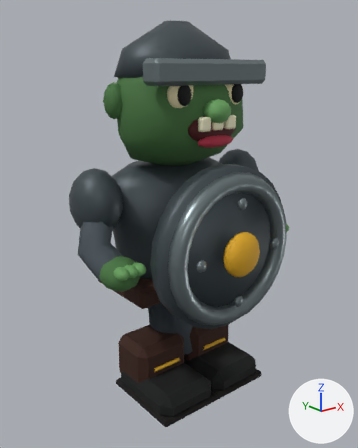
One commit to the glTF model wechat-game/assets/models/zombies/shield/shield.glb: the scene before it, then after it.
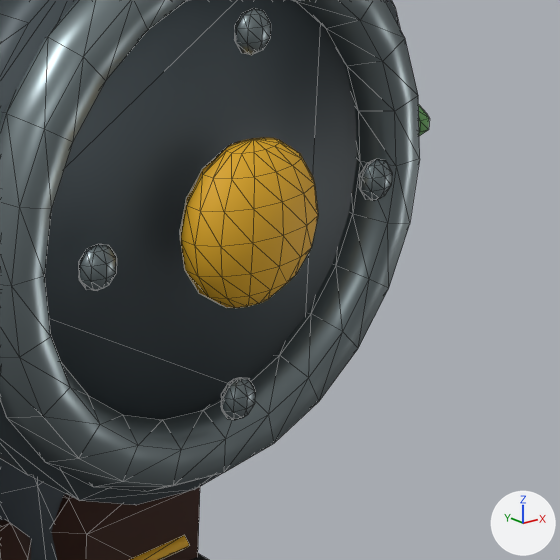
Each version appears first whole from a 50 mm lens placed at (-1.004, -1.297, 1.084), pointed at (-0.042, -0.094, 0.603), and next in a close-up on the part from 49% to 90% of the width and 44% to 77% of the height. Lighting does not change. The marker at lower right points along +X, +Y and +Z. The first two pictures are the older version. The close-ups show mesh edges as thin lines. Vertices at exactly the same position are counted once.

The first close-up shows 'Arms', 'LegL', 'LegR'.
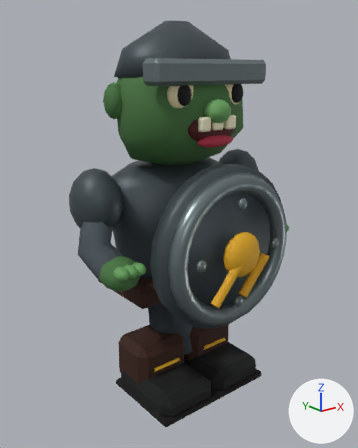
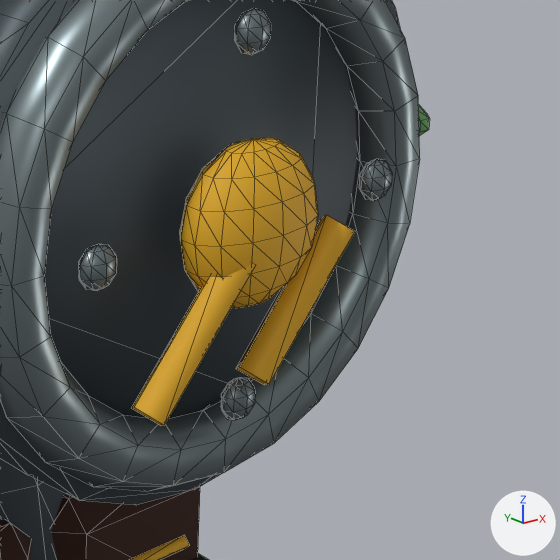
Pixel boxes [x1, y1, x2, y2] of what changed, in the close-ups (560 x 560 px):
part 1 of me_sphere_009, added (orange)
    after: [132, 215, 355, 426]

Edits to the bpy script that builds the scene:
```text
Change me_sphere_009:
    used by ob_arms; location = (0.0, -0.02, 0.65)
    remove me_sphere_009.from_pydata(...)  # 988 vertices, 1888 faces; spans x -0.391..0.391, y -0.373..0.093, z -0.33..0.17
    add me_sphere_009.from_pydata(...)  # 1004 vertices, 1904 faces; spans x -0.391..0.391, y -0.373..0.093, z -0.33..0.17
    me_sphere_009 part 1
    8 vertices are added at x -0.149..-0.011, y -0.37..-0.334, z -0.214..-0.19
    8 new vertices lie (0.09, 0.0, 0.104) away from vertices in x -0.149..-0.011, y -0.37..-0.334, z -0.214..-0.19
    16 new faces join them
```
